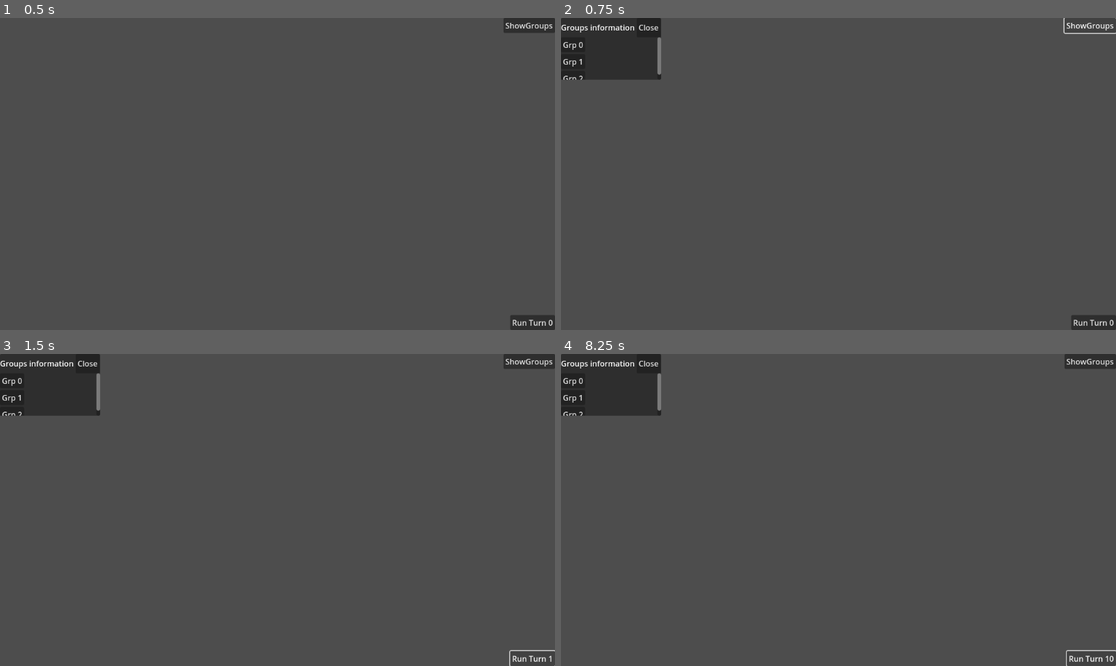
Above: before the commit, frames 1-4 (two rows, left to right).
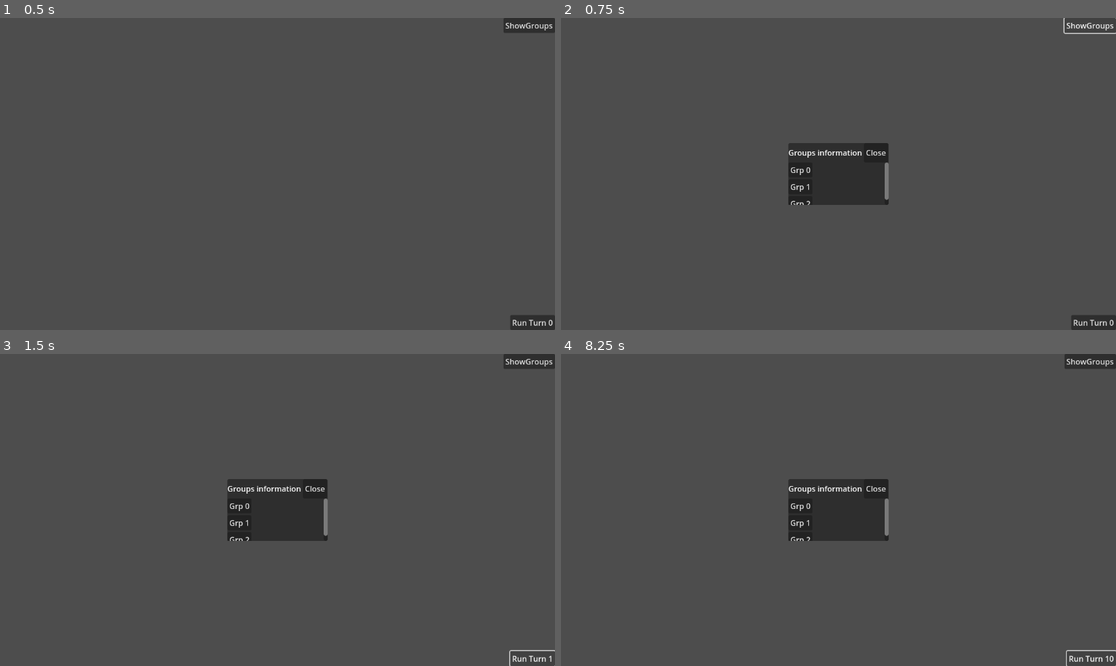
Above: after the commit, the same moments.

Repository: aletowk/godot-civ
Game: Godot game, scene res://scenes/main/main.tscn
The game is run twice, just before and just after one commit, with the same random seed, the same clock (stepped at 60 frames per second) and the same inputs.
Inputs:
- Up to frame 1 (0.5 s): no input
- Up to frame 2 (0.75 s): click "ShowGroups" at 0.5 s
- Up to frame 3 (1.5 s): click "Run Turn 0" at 1.25 s
- Up to frame 4 (8.25 s): click "Run Turn 1" at 2 s; click "Run Turn 2" at 2.75 s; click "Run Turn 3" at 3.5 s; click "Run Turn 4" at 4.25 s; click "Run Turn 5" at 5 s; click "Run Turn 6" at 5.75 s; click "Run Turn 7" at 6.5 s; click "Run Turn 8" at 7.25 s; click "Run Turn 9" at 8 s

Frame 1 is identical in both runs. In frame 2, 6.9% of the frame differs, in the area x 0-60%, y 0-60%; in frame 3, 6.9%; in frame 4, 6.9%.

Commit message:
Change anchors of GroupsDebug & GroupsDebug.Panel to show it in center

Diff:
--- a/scenes/main/UI/Debug/groups_debug.gd
+++ b/scenes/main/UI/Debug/groups_debug.gd
@@ -24,7 +24,7 @@
 		var diff = init_pos - get_global_mouse_position()
 		if diff != Vector2.ZERO:
 			# Click is registered in ProjectSettings>InputMap
-			position -= diff + size/2
+			position -= diff
 			init_pos = position
 
 func init(_groups: Array[Group]):
--- a/scenes/main/UI/Debug/groups_debug.tscn
+++ b/scenes/main/UI/Debug/groups_debug.tscn
@@ -4,13 +4,28 @@
 
 [node name="GroupsDebug" type="Control"]
 layout_mode = 3
-anchors_preset = 0
+anchors_preset = 8
+anchor_left = 0.5
+anchor_top = 0.5
+anchor_right = 0.5
+anchor_bottom = 0.5
+grow_horizontal = 2
+grow_vertical = 2
 script = ExtResource("1_e6soe")
 
 [node name="Panel" type="Panel" parent="."]
-layout_mode = 0
-offset_right = 208.0
-offset_bottom = 128.0
+layout_mode = 1
+anchors_preset = 8
+anchor_left = 0.5
+anchor_top = 0.5
+anchor_right = 0.5
+anchor_bottom = 0.5
+offset_left = -104.0
+offset_top = -64.0
+offset_right = 104.0
+offset_bottom = 64.0
+grow_horizontal = 2
+grow_vertical = 2
 
 [node name="HBoxContainer" type="HBoxContainer" parent="Panel"]
 layout_mode = 0
